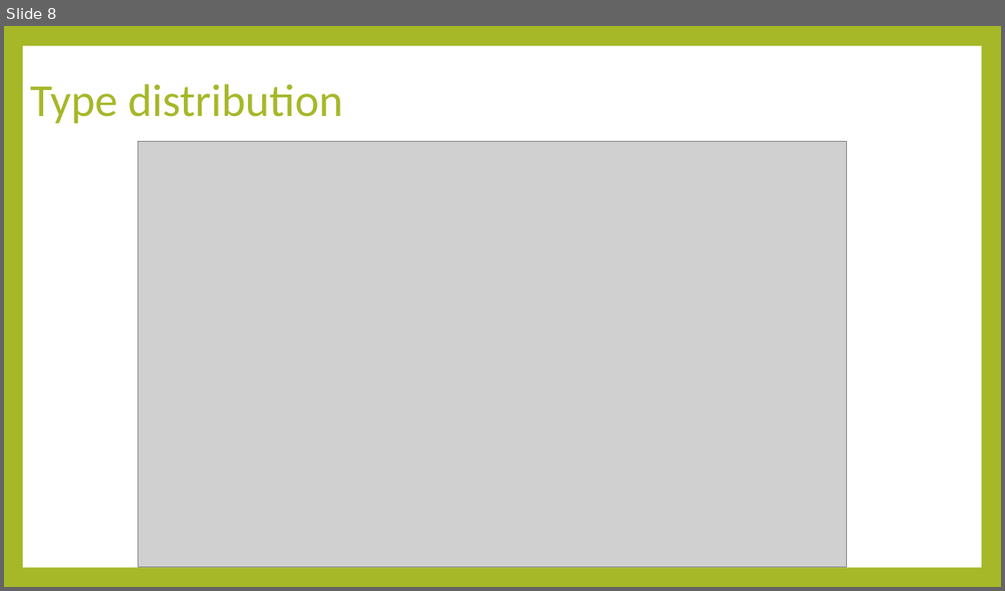
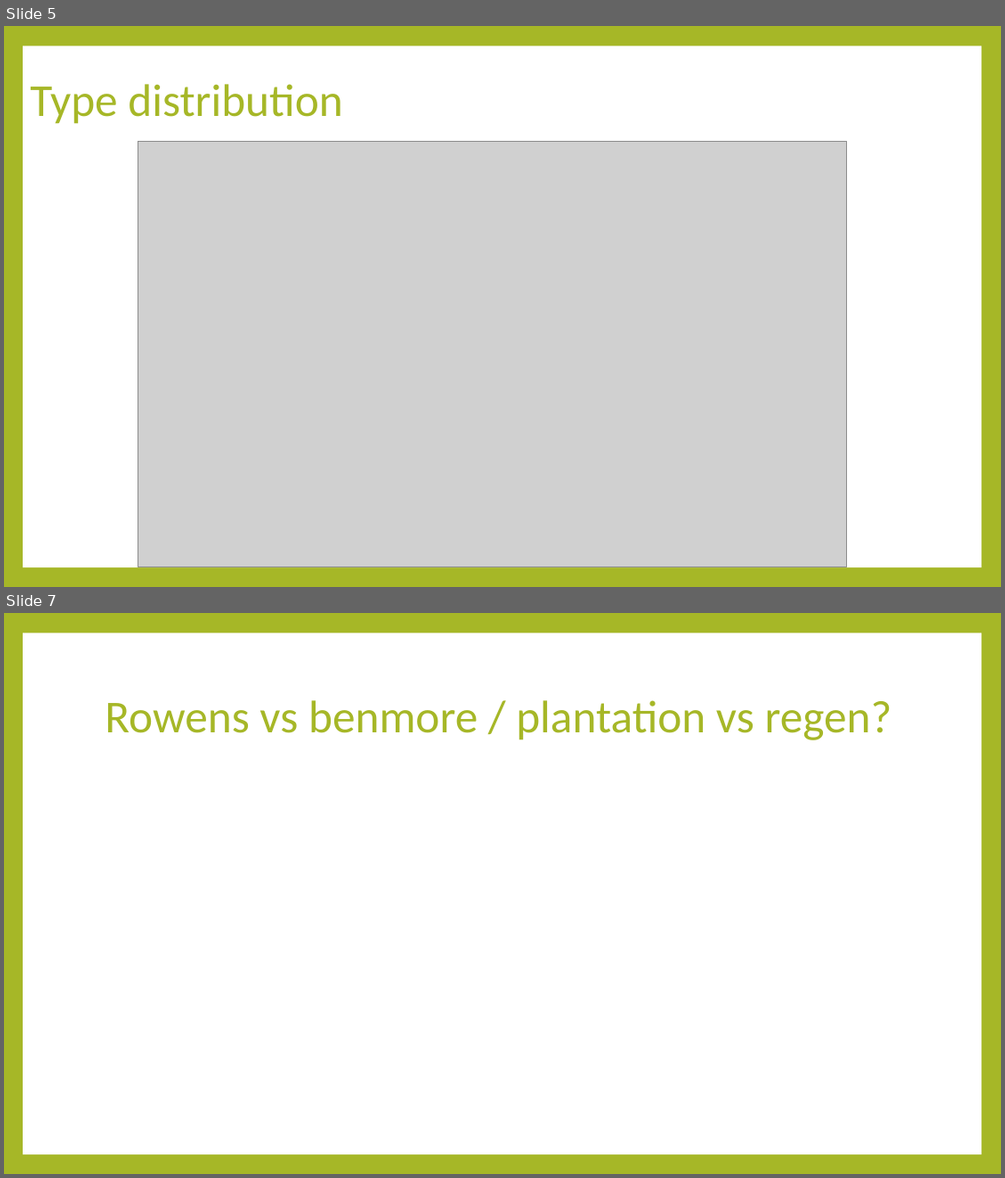
Before and after one commit to luisasenecio/RapidAdaptation, a slide deck: RapidAdaptation_DataExploration.pptx. Shown one above the other, each under a label of ours: slide 8 before the commit, slides 5 and 7 after it; the slides between them are not shown. The pictures are 1005x591 and 1005x1178 pixels, drawn with LibreOffice and Linux fonts; fonts in the diff are those of the drawing; grey boxes stand for pictures. Boxes give left, top, right and bottom in pixels: in the first picture for what was removed or moved away, otherwise in the second. Text is boxed around its words. In the diff, an @@ line names an element or a change of style, - is before the commit and + after.

```diff
--- a/RapidAdaptation_DataExploration.pptx
+++ b/RapidAdaptation_DataExploration.pptx
@@ slide 7 added at [4, 613, 1001, 1174], background #A6B727; not listed: 1 template element that a slide beside it also shows @@
@@ title added at [105, 700, 892, 740], 44 pt, text #A6B727 @@
+Rowens vs benmore / plantation vs regen?
@@ what was slide 8 is now slide 5 @@
```
Also in this commit, not shown: 10 slides changed, 10 other slides added, 3 slides removed, 17 other files.
